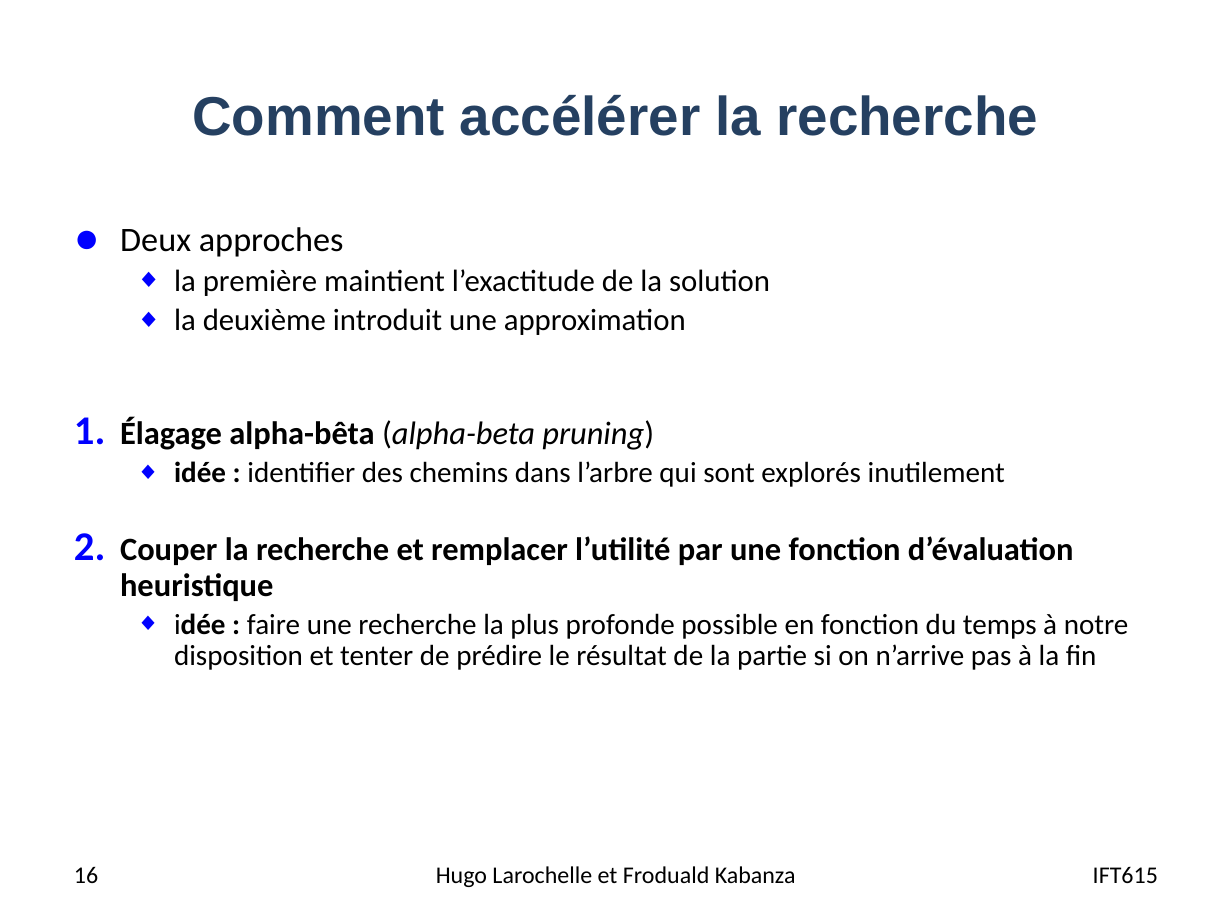
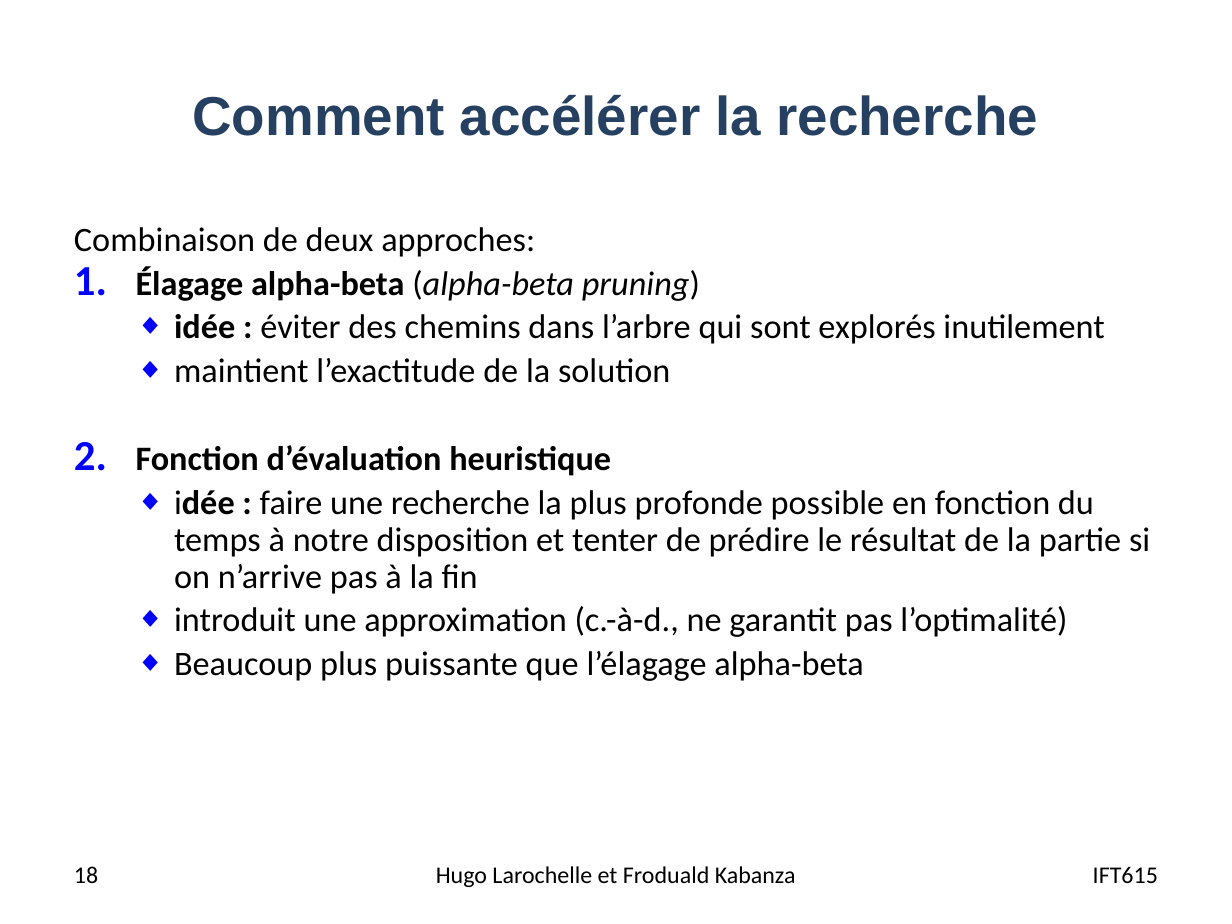
Before and after one commit to djeffkanda/djeffkanda.github.io, a slide deck: slide 18 of ift/assets/slides/ift615-17-Planification dans les jeux competitifs.pptx (slide 16 before the commit). Drawn at 1232x924 pixels with LibreOffice and Linux fonts; fonts in the diff are those of the drawing. Boxes give left, top, right and bottom in pixels: in the first picture for what was removed or moved away, otherwise in the second. Text is boxed around its words. In the diff, an @@ line names an element or a change of style, - is before the commit and + after.

```diff
--- a/ift/assets/slides/ift615-17-Planification dans les jeux competitifs.pptx
+++ b/ift/assets/slides/ift615-17-Planification dans les jeux competitifs.pptx
@@ text at bbox=[74, 227, 1104, 476]: text changed; size 19 to 20 pt @@
-● Deux approches
-  ◆ la première maintient l’exactitude de la solution
-  ◆ la deuxième introduit une approximation
-1. Élagage alpha-bêta (alpha-beta pruning)
-  ◆ idée : identifier des chemins dans l’arbre qui sont explorés inutilement
-2. Couper la recherche et remplacer l’utilité par une fonction d’évaluation heuristique
+Combinaison de deux approches:
+1. Élagage alpha-beta (alpha-beta pruning)
+  ◆ idée : éviter des chemins dans l’arbre qui sont explorés inutilement
+  ◆ maintient l’exactitude de la solution
+2. Fonction d’évaluation heuristique
@@ text at bbox=[174, 490, 1150, 594]: size 17 to 20 pt in "idée : faire une recherche la plus ..." @@
@@ text at bbox=[174, 606, 1067, 681]: paragraphs added @@
+  ◆ introduit une approximation (c.-à-d., ne garantit pas l’optimalité)
+  ◆ Beaucoup plus puissante que l’élagage alpha-beta
@@ page number at bbox=[74, 866, 98, 883]: text changed @@
-16
+18
```
Also in this commit, not shown: 12 other slides changed, 3 slides added, 3 slides removed, 11 other files.
